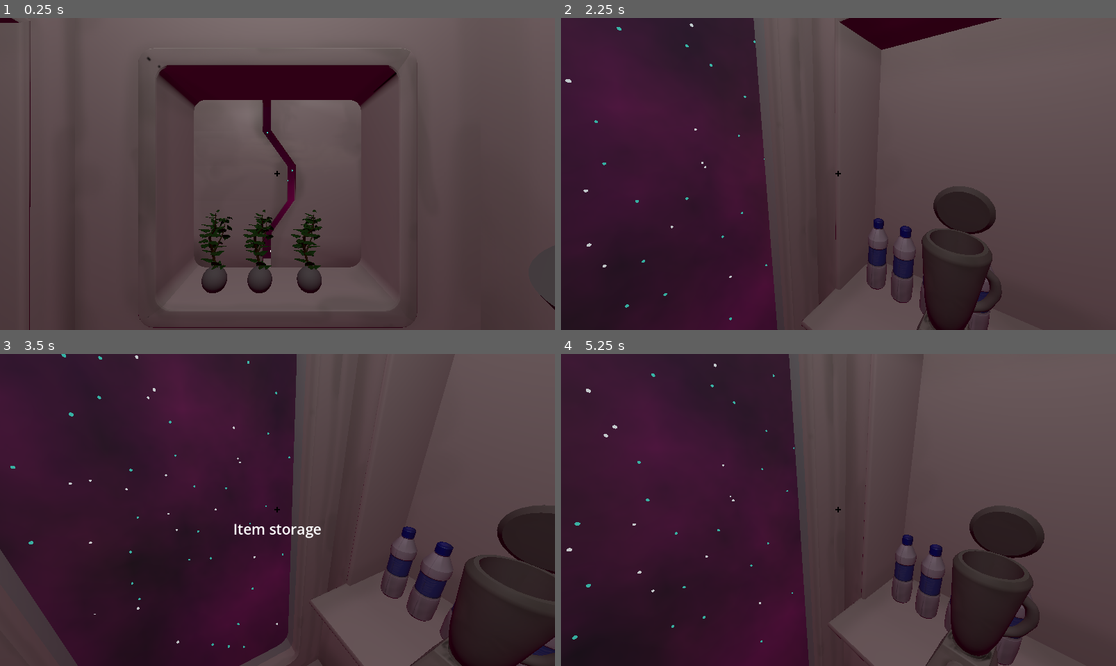
Above: before the commit, frames 1-4 (two rows, left to right).
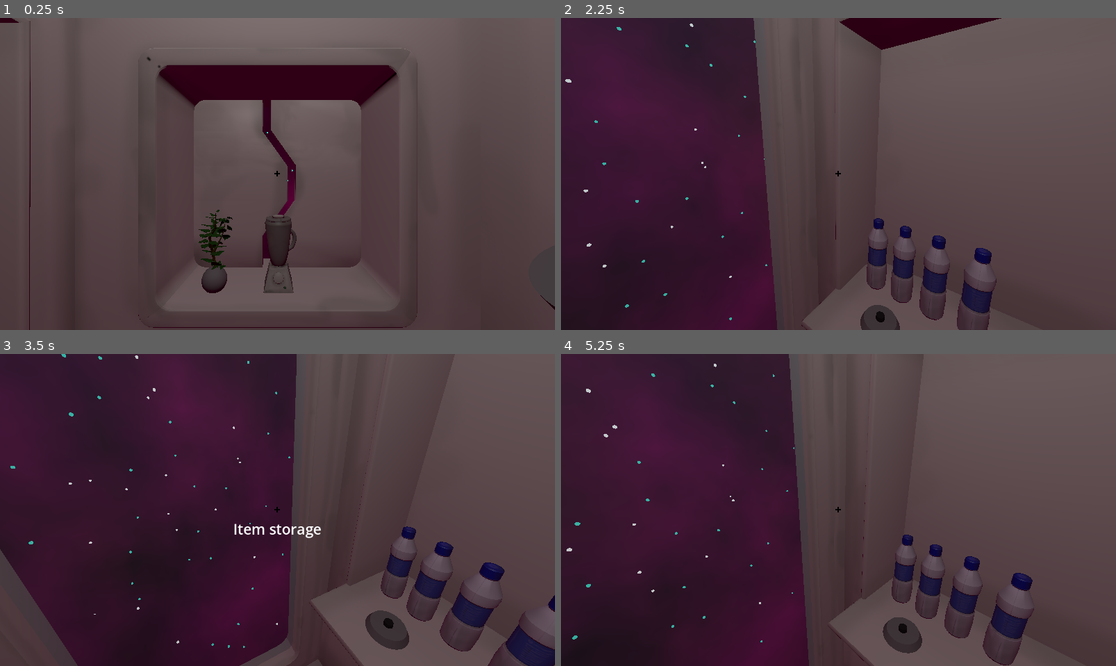
Above: after the commit, the same moments.

Repository: kettle-game-studio/unlimited-space-shawarma
Game: Godot game, scene res://assets/scenes/main_scene.tscn
The game is run twice, just before and just after one commit, with the same random seed, the same clock (stepped at 60 frames per second) and the same inputs.
Inputs (mouse positions are in pixels of both pictures, inside the frame that each line leads up to):
- Up to frame 1 (0.25 s): no input
- Up to frame 2 (2.25 s): move the mouse to (960, 158) at 0.52 s; click (960, 158) at 0.6 s; move the mouse to (810, 174) at 1.27 s; click (810, 174) at 1.35 s; move the mouse to (849, 167) at 2.02 s; click (849, 167) at 2.1 s
- Up to frame 3 (3.5 s): move the mouse to (271, 516) at 2.77 s; click (271, 516) at 2.85 s
- Up to frame 4 (5.25 s): move the mouse to (877, 513) at 3.52 s; click (877, 513) at 3.6 s; tap Enter at 4.25 s; move the mouse to (794, 506) at 4.27 s; click (794, 506) at 4.35 s; move the mouse to (844, 510) at 5.02 s; click (844, 510) at 5.1 s

The runs differ from the first frame. In frame 1, 2.2% of the frame differs, in the area x 43-59%, y 61-89%; in frame 2, 4.8%; in frame 3, 7.7%, in the area x 65-100%, y 48-100%; in frame 4, 6.3%.

Commit message:
Add power outlet

Diff:
--- /dev/null
+++ b/assets/materials/power_outlet_black.tres
@@ -0,0 +1,4 @@
+[gd_resource type="StandardMaterial3D" format=3 uid="uid://bsree2b2u8meu"]
+
+[resource]
+albedo_color = Color(0.152941, 0.152941, 0.152941, 1)
--- /dev/null
+++ b/assets/prefabs/items/item_blender.tscn
@@ -0,0 +1,17 @@
+[gd_scene load_steps=4 format=3 uid="uid://hnrh27wt66pr"]
+
+[ext_resource type="PackedScene" uid="uid://bdx0kqrt6ryae" path="res://assets/prefabs/items/item.tscn" id="1_erpjy"]
+[ext_resource type="Script" path="res://assets/scripts/machine_item.gd" id="2_lblia"]
+[ext_resource type="PackedScene" uid="uid://l7mkfb58c3n7" path="res://assets/Room/Blender.glb" id="3_5kkrg"]
+
+[node name="Item" instance=ExtResource("1_erpjy")]
+script = ExtResource("2_lblia")
+machine = null
+machine_type = 1
+item_name = "Blender"
+
+[node name="CSGMesh3D" parent="." index="1"]
+visible = false
+
+[node name="Blender" parent="." index="3" instance=ExtResource("3_5kkrg")]
+transform = Transform3D(0.4, 0, 0, 0, 0.4, 0, 0, 0, 0.4, 0, 0, 0)
--- /dev/null
+++ b/assets/prefabs/machines/power_outlet.tscn
@@ -0,0 +1,45 @@
+[gd_scene load_steps=7 format=3 uid="uid://dlheukyllgvt5"]
+
+[ext_resource type="Material" uid="uid://bsree2b2u8meu" path="res://assets/materials/power_outlet_black.tres" id="1_8tbaq"]
+[ext_resource type="Script" path="res://assets/scripts/machine_spawner.gd" id="1_vpebl"]
+[ext_resource type="Script" path="res://assets/scripts/activator.gd" id="3_umcb6"]
+
+[sub_resource type="CylinderMesh" id="CylinderMesh_prmkm"]
+top_radius = 0.4
+height = 0.2
+
+[sub_resource type="CylinderMesh" id="CylinderMesh_e17u6"]
+top_radius = 0.1
+bottom_radius = 0.12
+height = 0.3
+
+[sub_resource type="CylinderShape3D" id="CylinderShape3D_1tq0j"]
+height = 0.220152
+radius = 0.412777
+
+[node name="PowerOutlet" type="Node3D" node_paths=PackedStringArray("spawn_point")]
+script = ExtResource("1_vpebl")
+spawn_point = NodePath("SpawnPoint")
+allowed_machine_type = 1
+
+[node name="CSGMesh3D" type="CSGMesh3D" parent="."]
+transform = Transform3D(0.7, 0, 0, 0, 0.7, 0, 0, 0, 0.7, 0, 0.0533276, 0)
+mesh = SubResource("CylinderMesh_prmkm")
+
+[node name="CSGMesh3D2" type="CSGMesh3D" parent="CSGMesh3D"]
+transform = Transform3D(1, 0, 0, 0, 1, 0, 0, 0, 1, 0, 0.054199, 0)
+material_override = ExtResource("1_8tbaq")
+mesh = SubResource("CylinderMesh_e17u6")
+material = ExtResource("1_8tbaq")
+
+[node name="SpawnPoint" type="Node3D" parent="."]
+
+[node name="Area3D" type="Area3D" parent="." node_paths=PackedStringArray("hint_source")]
+script = ExtResource("3_umcb6")
+hint_source = NodePath("..")
+
+[node name="CollisionShape3D" type="CollisionShape3D" parent="Area3D"]
+transform = Transform3D(1, 0, 0, 0, 1, 0, 0, 0, 1, 0, 0.068463, 0)
+shape = SubResource("CylinderShape3D_1tq0j")
+
+[connection signal="activated" from="Area3D" to="." method="_activated"]
--- a/assets/scenes/main_scene.tscn
+++ b/assets/scenes/main_scene.tscn
@@ -10,6 +10,8 @@
 [ext_resource type="PackedScene" uid="uid://c1oh4kg7bn2ee" path="res://assets/prefabs/machines/tree_pot.tscn" id="9_hq280"]
 [ext_resource type="PackedScene" uid="uid://cfntpuieyiwp4" path="res://assets/prefabs/items/item_multifruit_tree.tscn" id="9_tpamu"]
 [ext_resource type="PackedScene" uid="uid://2g7ib2rvd6ya" path="res://assets/prefabs/machines/blender.tscn" id="10_kghge"]
+[ext_resource type="PackedScene" uid="uid://dlheukyllgvt5" path="res://assets/prefabs/machines/power_outlet.tscn" id="11_gkti0"]
+[ext_resource type="PackedScene" uid="uid://hnrh27wt66pr" path="res://assets/prefabs/items/item_blender.tscn" id="12_wqwnt"]
 
 [sub_resource type="CameraAttributesPractical" id="CameraAttributesPractical_ho8qv"]
 
@@ -49,21 +51,9 @@
 [node name="Item" parent="." instance=ExtResource("7_ipgvi")]
 transform = Transform3D(1, 0, 0, 0, 1, 0, 0, 0, 1, -2.91916, -2.49923, -1.06597)
 
-[node name="Item6" parent="." instance=ExtResource("9_tpamu")]
-transform = Transform3D(1, 0, 0, 0, 1, 0, 0, 0, 1, 0.513931, -0.827218, -3.29764)
-item_name = "Multifruit Sapling"
-
-[node name="Item7" parent="." node_paths=PackedStringArray("top_point", "activator") instance=ExtResource("9_tpamu")]
-transform = Transform3D(1, 0, 0, 0, 1, 0, 0, 0, 1, -0.288923, -0.827218, -3.29764)
-item_name = "Multifruit Sapling"
-top_point = NodePath("../Item6/Top")
-activator = NodePath("../Item6/Area3D")
-
-[node name="Item8" parent="." node_paths=PackedStringArray("top_point", "activator") instance=ExtResource("9_tpamu")]
+[node name="Item8" parent="." instance=ExtResource("9_tpamu")]
 transform = Transform3D(1, 0, 0, 0, 1, 0, 0, 0, 1, -1.02393, -0.827218, -3.29764)
 item_name = "Multifruit Sapling"
-top_point = NodePath("../Item6/Top")
-activator = NodePath("../Item6/Area3D")
 
 [node name="TreePot" parent="." instance=ExtResource("9_hq280")]
 transform = Transform3D(-4.37114e-08, 0, -1, 0, 1, 0, 1, 0, -4.37114e-08, 2.8, 0, -1.5)
@@ -74,5 +64,9 @@
 [node name="TreePot3" parent="." instance=ExtResource("9_hq280")]
 transform = Transform3D(-4.37114e-08, 0, -1, 0, 1, 0, 1, 0, -4.37114e-08, 2.8, 0, 0)
 
-[node name="Blender" parent="." instance=ExtResource("10_kghge")]
-transform = Transform3D(1, 0, 0, 0, 1, 0, 0, 0, 1, -2.76808, -2.28041, 0.30878)
+[node name="PowerOutlet" parent="." instance=ExtResource("11_gkti0")]
+transform = Transform3D(1, 0, 0, 0, 1, 0, 0, 0, 1, -2.74905, -2.25209, 1.25715)
+
+[node name="Item9" parent="." instance=ExtResource("12_wqwnt")]
+transform = Transform3D(-4.37114e-08, 0, -1, 0, 1, 0, 1, 0, -4.37114e-08, 0.0146346, -0.82182, -3.42241)
+machine = ExtResource("10_kghge")
--- a/assets/scripts/blender.gd
+++ b/assets/scripts/blender.gd
@@ -28,7 +28,7 @@
 		var scale = 1 - time_left / time_to_finish
 		progress_bar.value = scale * 100
 
-func _item_placed(item: Item):
+func _item_placed(_item: Item):
 	state = State.HAS_INGREDIENT
 	item_in_machine.set_activatable(false)
 
@@ -37,7 +37,7 @@
 	item_in_machine.set_activatable(true)
 	progress_bar.value = 0
 
-func get_hint(player: Player) -> String:
+func get_hint(_player: Player) -> String:
 	match state:
 		State.EMPTY:
 			return "Blender"
@@ -47,7 +47,7 @@
 			return "Blender Blending"
 	return ""
 
-func _activated(player: Player):
+func _activated(_player: Player):
 	match state:
 		State.HAS_INGREDIENT:
 			animation_tree["parameters/conditions/not_working"] = false
--- a/assets/scripts/item.gd
+++ b/assets/scripts/item.gd
@@ -13,7 +13,7 @@
 	# 	print("other = ", other.item_name)
 
 	var parent = self.get_parent()
-	var trans = self.transform
+	var global_origin = self.global_transform.origin
 
 	#self.global_transform.origin = node.global_transform.origin
 	self.reparent(node, true)
@@ -21,7 +21,7 @@
 
 	if other != null:
 		other.go_to(parent)
-		# other.transform = trans
+		other.global_transform.origin = global_origin
 		if parent.has_method("on_item_swap"):
 			parent.on_item_swap(other)
 	elif parent is FloatingItemLocation:
--- a/assets/scripts/machine_item.gd
+++ b/assets/scripts/machine_item.gd
@@ -1,7 +1,23 @@
 extends Item
 class_name MachineItem
 
-enum MachineType { TREE }
+enum MachineType { TREE, FOOD_PROCESSOR }
 
 @export var machine: PackedScene
 @export var machine_type: MachineType
+
+static func get_spawner_name(_machine_type: MachineType) -> String:
+	match _machine_type:
+		MachineType.TREE:
+			return "Tree Pot"
+		MachineType.FOOD_PROCESSOR:
+			return "Power Outlet"
+	return "Spawner"
+
+static func get_machine_verb(_machine_type: MachineType) -> String:
+	match _machine_type:
+		MachineType.TREE:
+			return "Plant"
+		MachineType.FOOD_PROCESSOR:
+			return "Connect"
+	return "Put"
--- a/assets/scripts/machine_spawner.gd
+++ b/assets/scripts/machine_spawner.gd
@@ -1,6 +1,7 @@
 extends Node3D
 
 @export var spawn_point: Node3D
+@export var allowed_machine_type: MachineItem.MachineType
 
 var machine: Node3D
 
@@ -8,15 +9,15 @@
 	if machine:
 		return ""
 	var item = player.item_manager.item_in_hand
-	if item && item is MachineItem:
-		return "Plant %s" % item.item_name
-	return "Tree Pot"
+	if item && item is MachineItem && item.machine_type == allowed_machine_type:
+		return "%s %s" % [MachineItem.get_machine_verb(item.machine_type), item.item_name]
+	return MachineItem.get_spawner_name(allowed_machine_type)
 
 func _activated(player):
 	if machine:
 		return
 	var item = player.item_manager.item_in_hand
-	if item && item is MachineItem:
+	if item && item is MachineItem && item.machine_type == allowed_machine_type:
 		machine = item.machine.instantiate()
 		spawn_point.add_child(machine)
 		player.item_manager.destroy_current_item()
Not shown: 1 places in assets/scenes/main_scene.tscn that only renumber resources
